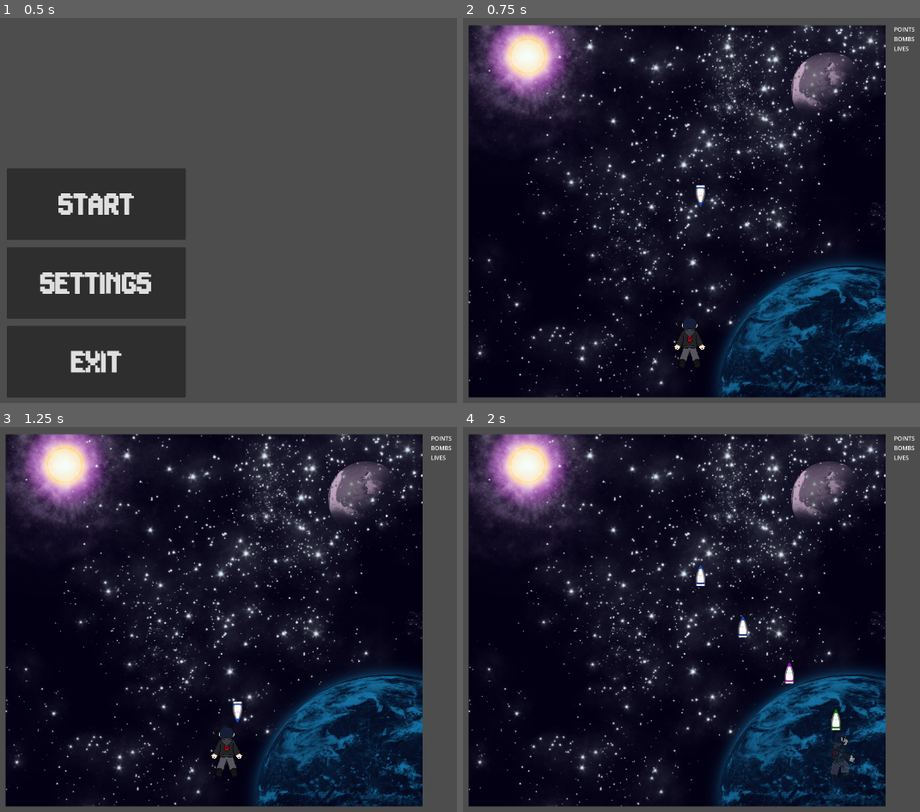
Above: before the commit, frames 1-4 (two rows, left to right).
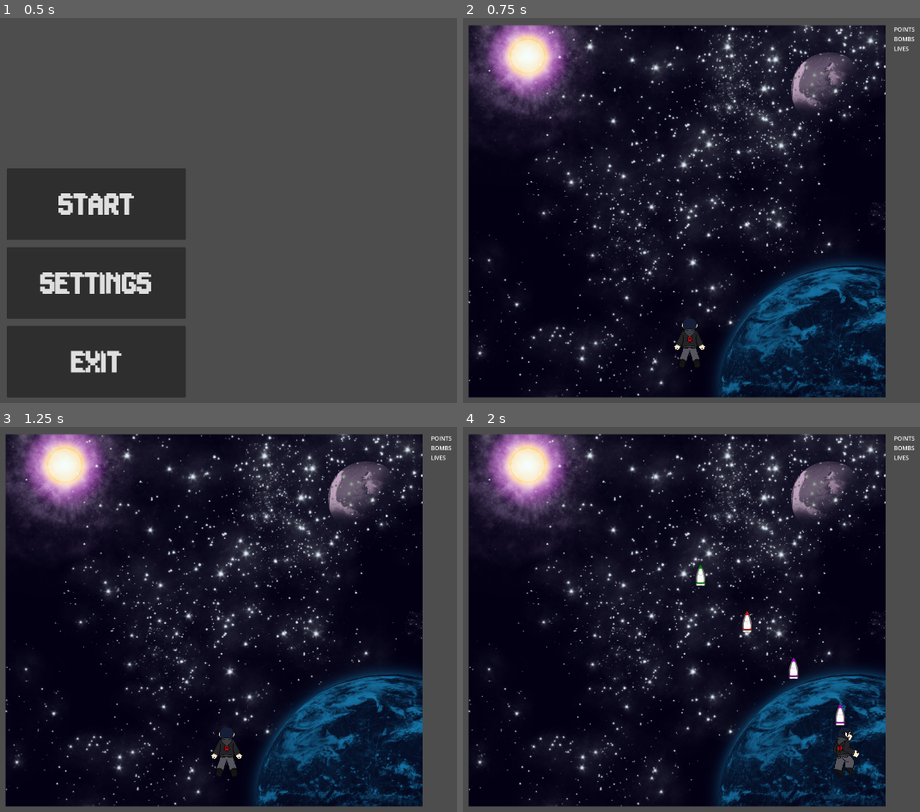
Above: after the commit, the same moments.

Repository: TresSims/Nickel2Danmaku
Game: Godot game, scene res://Levels/MainMenu/MainMenu.tscn
Two runs of this game, one before a commit and one after it. Both use one fixed random seed, a clock stepped at 60 frames per second and the inputs below.
Inputs:
- Up to frame 1 (0.5 s): no input
- Up to frame 2 (0.75 s): click "Settings" at 0.5 s
- Up to frame 3 (1.25 s): no input
- Up to frame 4 (2 s): hold Right (right) from 1.28 s (still down); hold Z (fire) from 1.28 s (still down)

Frame 1 is identical in both runs. In frame 2, less than 0.1% of the frame differs, in the area x 50-54%, y 43-49%; in frame 3, less than 0.1%; in frame 4, 0.9%, in the area x 50-87%, y 35-92%.

Commit message:
Created Event System

Diff:
--- /dev/null
+++ b/EventSystem/DanmakuEvent.gd
@@ -0,0 +1,12 @@
+extends Resource
+class_name DanmakuEvent
+
+
+@export_file("*.tscn")
+var event_scene = "Test"
+
+@export
+var time_to_next : float
+
+@export
+var position : Vector2
--- /dev/null
+++ b/EventSystem/EventSystem.gd
@@ -0,0 +1,22 @@
+extends Timer
+class_name DanmakuEventDirector
+
+var current_event = 0
+
+@export
+var event_dict : Array[DanmakuEvent]
+
+func _ready():
+    next_event()
+
+func next_event():
+    if current_event < event_dict.size():
+        var e = load(event_dict[current_event].event_scene)
+        var e_instance = e.instantiate()
+        e_instance.global_position = e.position
+        get_parent().add_child(e_instance)
+
+        if(e.time_to_next >= 0):
+            self.start(e.time_to_next)
+
+        current_event += 1
--- /dev/null
+++ b/EventSystem/event_system.tscn
@@ -0,0 +1,9 @@
+[gd_scene load_steps=2 format=3 uid="uid://d3h7gpwkayxpn"]
+
+[ext_resource type="Script" path="res://EventSystem/EventSystem.gd" id="1_8jn5i"]
+
+[node name="Timer" type="Timer"]
+one_shot = true
+script = ExtResource("1_8jn5i")
+
+[connection signal="timeout" from="." to="." method="next_event"]
--- /dev/null
+++ b/Levels/EventSystem.gd
@@ -0,0 +1,18 @@
+extends Node2D
+
+# Event dictionary stores 'what needs to happen' and how long it should be between the
+# previous event, and current event activation in seconds
+var timer = 0
+var next_event = 0
+
+var event_list = [("Test", 3.0)]
+
+# Called when the node enters the scene tree for the first time.
+func _ready():
+    pass
+
+
+
+# Called every frame. 'delta' is the elapsed time since the previous frame.
+func _physics_process(delta):
+    timer += delta
--- a/Levels/Level1/Level1.tscn
+++ b/Levels/Level1/Level1.tscn
@@ -1,8 +1,8 @@
 [gd_scene load_steps=13 format=3 uid="uid://km7n274l66dj"]
 
 [ext_resource type="Texture2D" uid="uid://ig8wq7yahx87" path="res://Levels/Level1/BG.png" id="1_savf4"]
-[ext_resource type="PackedScene" uid="uid://boin44n7dwfxx" path="res://Actors/Bullets/Bullet/Bullet.tscn" id="3_aelcu"]
 [ext_resource type="PackedScene" uid="uid://bind8rvync2mo" path="res://Actors/Player/Player.tscn" id="3_bvn5h"]
+[ext_resource type="PackedScene" uid="uid://d3h7gpwkayxpn" path="res://EventSystem/event_system.tscn" id="3_mnejy"]
 
 [sub_resource type="CanvasItemMaterial" id="CanvasItemMaterial_v0gpt"]
 
@@ -108,8 +108,7 @@
 z_index = 1
 position = Vector2(618, 885)
 
-[node name="Bullet" parent="HBoxContainer/VBoxContainer/Sprite2D" instance=ExtResource("3_aelcu")]
-position = Vector2(649, 377)
+[node name="Timer" parent="HBoxContainer/VBoxContainer/Sprite2D" instance=ExtResource("3_mnejy")]
 
 [node name="VBoxContainer2" type="VBoxContainer" parent="HBoxContainer"]
 layout_direction = 2
Not shown, added: .gitmodules
